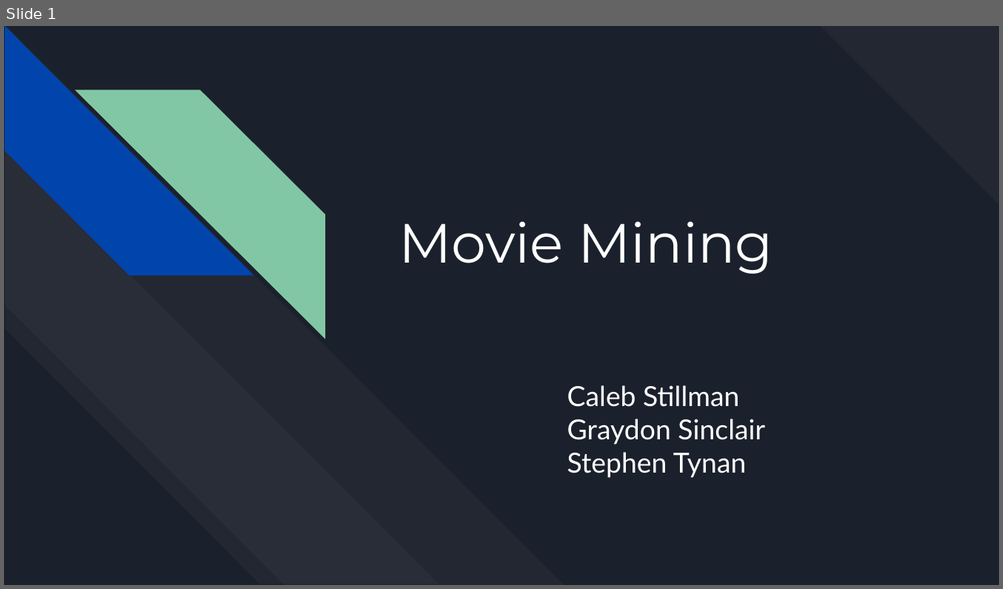
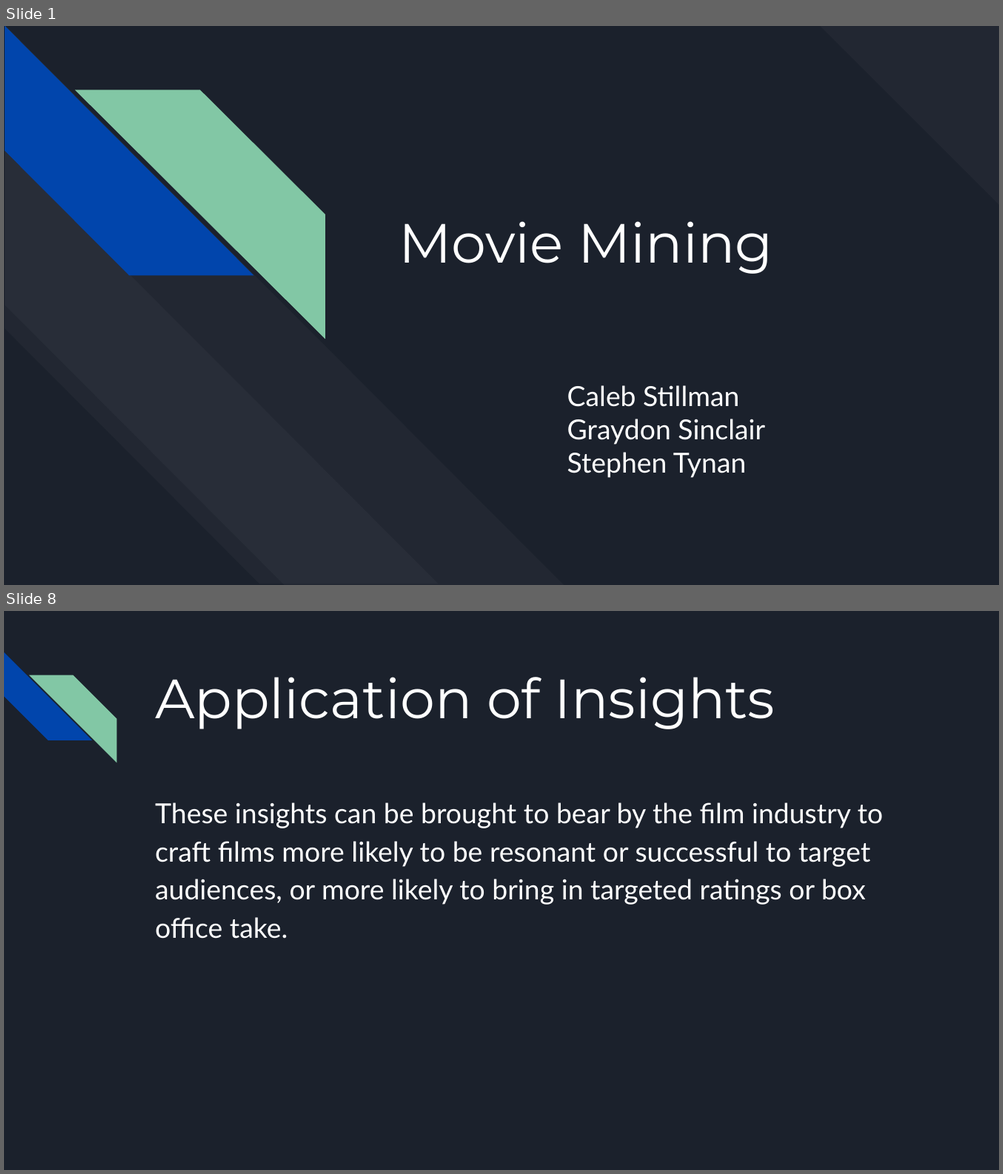
Before and after one commit to cstillma/MovieMining, a slide deck: Deliverables - Raw/08_MovieMining_Part6.pptx. Shown one above the other, each under a label of ours: slide 1 before the commit, slides 1 and 8 after it; the slides between them are not shown. The pictures are 1003x589 and 1003x1174 pixels, drawn with LibreOffice and Linux fonts; fonts in the diff are those of the drawing. Boxes give left, top, right and bottom in pixels: in the first picture for what was removed or moved away, otherwise in the second. Text is boxed around its words. In the diff, an @@ line names an element or a change of style, - is before the commit and + after.

```diff
--- a/Deliverables - Raw/08_MovieMining_Part6.pptx
+++ b/Deliverables - Raw/08_MovieMining_Part6.pptx
@@ slide 8 added at (4,611,999,1170), background #1B212C @@
@@ diag stripe added at (4,652,91,741), fill #0145AC @@
@@ diag stripe added at (29,675,116,762), fill #82C7A5 @@
@@ title added at (155,677,775,729), 40 pt, text #FFFFFF @@
+Application of Insights
@@ text added at (155,803,883,939), 20 pt, text #FFFFFF @@
+These insights can be brought to bear by the film industry to craft films more likely to be resonant or successful to target audiences, or more likely to bring in targeted ratings or box office take.
```
Also in this commit, not shown: 1 slide changed, 5 other slides added, 5 slides removed.
